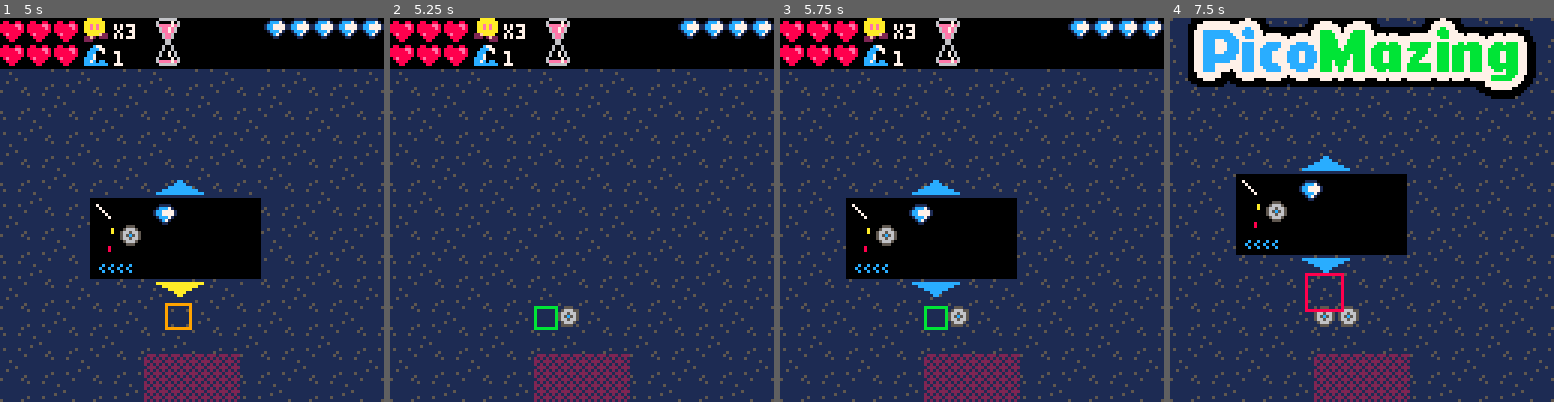
Above: before the commit, frames 1-4 (left to right).
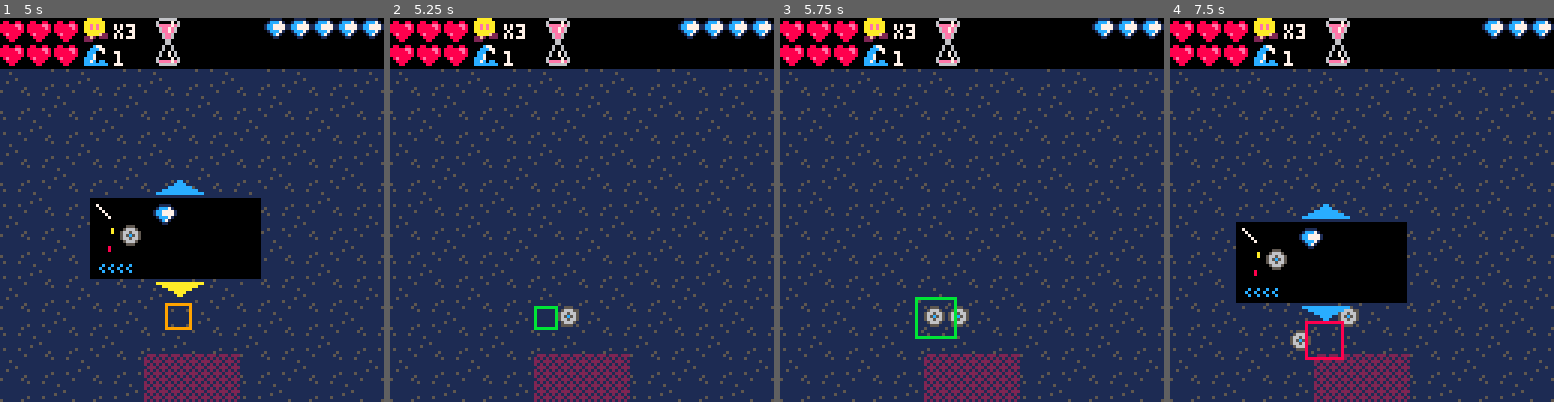
Above: after the commit, the same moments.

Repository: Gaveno/pico-mazing
Game: PICO-8 cartridge src/picomazing.p8
Same seed, same stepped clock (60 frames per second), same inputs: the game is played once before the commit and once after it.
Inputs:
- Up to frame 1 (5 s): tap O (Z key) at 0.33, 0.7, 1.43, 2.22, 3.1, 3.98, 4.87 s; tap X (X key) at 1.07, 2.07, 2.4, 2.73, 3.07, 3.4, 3.73, 4.07, 4.4, 4.73 s; hold Left 1.97-2.37 s; hold Down 2.42-2.82 s; hold Right 2.87-3.53 s; hold Up 3.58-4.08 s; hold Right 4.13-4.53 s; hold Down from 4.58 s (still down)
- Up to frame 2 (5.25 s): tap X (X key) at 5.07 s; release Down at 5.08 s; hold Left from 5.13 s (still down)
- Up to frame 3 (5.75 s): keep holding Left; tap X (X key) at 5.4, 5.73 s
- Up to frame 4 (7.5 s): tap O (Z key) at 5.75, 6.63 s; release Left at 5.8 s; hold Up 5.85-6.18 s; tap X (X key) every 0.33 s from 6.07 to 7.4 s; hold Left 6.23-6.63 s; hold Down 6.68-7.08 s; hold Right from 7.13 s (still down)

Frame 1 is identical in both runs. In frame 2, 0.2% of the frame differs, in the area x 21-29%, y 0-7%; in frame 3, 11%; in frame 4, 28%, in the area x 0-100%, y 0-90%.

Commit message:
Prespawn units
Invalidating paths not functioning correctly yet

Diff:
--- a/src/main.lua
+++ b/src/main.lua
@@ -14,6 +14,7 @@
     diamonds = 5
     wave_number = 1
     wave_timer = WAVE_PREP_TIME
+    wave_running = false
     units = {}
     towers = {}
     explosions = {}
@@ -21,7 +22,9 @@
     game_state = 'title'
     cursor = {x = GRID_WIDTH/2, y = GRID_HEIGHT-4}
     next_unit_type = unit_types_list['Walker']
+    wave_spawning_unit_type = next_unit_type
     title_y = -32
+    prep_wave()
 
     -- Debug
     -- test_path = find_path(1, 1, GRID_WIDTH / 2, GRID_HEIGHT-1)
--- a/src/tower_menus.lua
+++ b/src/tower_menus.lua
@@ -73,6 +73,7 @@
         target_unit = nil
     }
     diamonds -= tower_type.cost
+    check_invalid_nodes = true
 end
 
 -- Function to sell a tower at a specific location
--- a/src/towers.lua
+++ b/src/towers.lua
@@ -19,18 +19,12 @@
 
 -- Tower Update Functions
 function update_towers()
-    -- Don't aquire targets until units have finished spawning
-    -- Unless it's a chicken
-    if wave_units_to_spawn > 0 and wave_spawning_unit_type.name ~= 'Chicken' then
-        return
-    end
-
     for _, tower in pairs(towers) do
         if tower.cooldown > 0 then
             tower.cooldown -= 1
         end
 
-        if tower.cooldown <= 0 then
+        if tower.cooldown <= 0 and wave_running then
             if tower.target_unit == nil or tower.target_unit.health <= 0 then
                 tower.target_unit = find_nearest_unit_in_range(tower)
             elseif tower_distance_to_unit(tower, tower.target_unit) > tower.type.attack_range then
@@ -38,8 +32,6 @@
             end
 
             if tower.target_unit ~= nil then
-                -- printh("tower: "..tower.type.name.." attacking: "..target_unit.type.name)
-                -- printh("("..(tower.x * CELL_SIZE)..","..(tower.y * CELL_SIZE)..") -> ("..target_unit.px..","..target_unit.py..")")
                 tower.cooldown = tower.type.attack_speed
 
                 if tower.type.custom_attack then
--- a/src/units.lua
+++ b/src/units.lua
@@ -4,6 +4,7 @@
 next_unit_id = 0
 chicken_deploy_y = 0
 spawned_boss = nil
+check_invalid_nodes = false
 
 
  -- Update paths for existing units
@@ -38,6 +39,7 @@
             lifetime = 0,
             id = next_unit_id,
             ability_cooldown = 0,
+            path_invalid_node = nil,
         }
 
         -- Initialize if has init function
@@ -80,6 +82,7 @@
         if lookup(unit, 'movement_type', unit.type.movement_type) == 'fly' then
             move_flying_unit(unit)
         else
+            check_invalid_path(unit)
             move_walking_unit(unit, unit_path_delay)
         end
 
@@ -98,6 +101,9 @@
             end
         end
     end
+
+    -- Reset needing to check for invalid paths
+    check_invalid_nodes = false
 end
 
 -- Clean up unit
@@ -106,6 +112,11 @@
     unit.health = 0
     del(units, unit)
 
+    if #units <= 0 then
+        wave_running = false
+        prep_wave()
+    end
+
     -- Boss handling
     if unit == spawned_boss then
         spawned_boss = nil
@@ -115,11 +126,11 @@
 
 -- Function to move units along their paths
 function move_unit_along_path(unit)
-    if unit.path == nil then
-        return
-    end
-
-    if unit.path_index > #unit.path then
+    if unit.path == nil or not wave_running then
+        return
+    end
+
+    if unit.path_index > #unit.path or unit.path_invalid_node == unit.path_index then
         unit.path = nil
         return
     end
@@ -158,8 +169,42 @@
     end
 end
 
+-- Check for path being invalid and recalculate if needed
+function check_invalid_path(unit)
+    if not unit.path or unit.path_invalid_node ~= nil or
+    unit.path_coroutine ~= nil or not check_invalid_nodes then
+        -- Already looking for new path or not needed
+        return
+    end
+
+    -- If already looking for a path, wipe out progess
+    unit.path_coroutine = nil
+
+    for i = unit.path_index + 1, #unit.path, 1 do
+        local node = unit.path[i]
+        if get_tower_at(node.x, node.y) ~= nil then
+            unit.path_invalid_node = i
+            return
+        else
+            -- Check diagonals
+            local prev_node = unit.path[i - 1]
+            if prev_node.x ~= node.x and prev_node.y ~= node.y then
+                -- Is a diagonal
+                if get_tower_at(prev_node.x, node.y) ~= nil or get_tower_at(node.x, prev_node.y) ~= nil then
+                    unit.path_invalid_node = i
+                    return
+                end
+            end
+        end
+    end
+end
+
 -- Function to move flying units
 function move_flying_unit(unit)
+    if not wave_running then
+        return
+    end
+
     unit.py += unit.type.speed(unit, wave_number) / 15
     if unit.px < (GRID_WIDTH - 1) / 2 * CELL_SIZE then
         unit.px += unit.type.speed(unit, wave_number) / 15
@@ -170,7 +215,7 @@
     end
 
     if unit.py >= ((GRID_HEIGHT - 1) * CELL_SIZE) then
-        del(units, unit)
+        remove_unit(unit)
         lives -= lookup(unit.type, 'damage', 1)
         if lives <= 0 then
             game_state = 'defeat'
@@ -185,13 +230,17 @@
         unit.path_coroutine = find_path_coroutine(
             unit.x, unit.y, EXIT_X, EXIT_Y, lookup(unit.type, 'path_iterations', 4)
         )
-        unit_path_delay = 10
-        unit.path_index = 2 -- Start at beginning of path once found
+        unit_path_delay = 20
     end
 
     -- Keep processing path
     if unit.path_coroutine ~= nil and unit.path == nil then
-        unit.path_coroutine, unit.path = process_path_coroutine(unit.path_coroutine)
+        local new_path = nil
+        unit.path_coroutine, new_path = process_path_coroutine(unit.path_coroutine)
+        if new_path ~= nil then
+            unit.path = new_path
+            unit.path_index = 2 -- Start at beginning of path once found
+        end
     end
 
     move_unit_along_path(unit)
@@ -199,6 +248,10 @@
 
 -- Unit Drawing
 function draw_units()
+    if not wave_running then
+        return
+    end
+
     for unit in all(units) do
         local x = unit.px
         local y = unit.py
@@ -208,12 +261,8 @@
 
 -- Draw Boss Healthbar
 function draw_boss_healthbar()
-    if not spawned_boss then
-        return -- No boss spawned
-    end
-
-    if not spawned_boss.health_max then
-        return -- Boss healthbar not drawn
+    if not spawned_boss or not wave_running or not spawned_boss.health_max then
+        return
     end
 
     local pr = percent_range(spawned_boss.health, 0, spawned_boss.health_max)
--- a/src/waves.lua
+++ b/src/waves.lua
@@ -3,10 +3,11 @@
 
 -- Variables
 wave_number = 1
-wave_timer = WAVE_PREP_TIME + 10
+wave_timer = WAVE_PREP_TIME
 wave_units_to_spawn = 0
 wave_spawning_unit_type = nil
 wave_is_elite = false
+wave_running = false
 chicken_spawn_delay = 0
 
 -- Wave variables
@@ -20,6 +21,10 @@
         if wave_spawning_unit_type.name == 'Chicken' and chicken_spawn_delay > 0 then
             chicken_spawn_delay -= 1
         else
+            if wave_spawning_unit_type.name == 'Chicken' and not wave_running then
+                return -- Don't prespawn chickens
+            end
+
             chicken_spawn_delay = unit_types_list['Chicken'].spawn_rate
             printh("Attempting to spawn: "..wave_spawning_unit_type.name)
             local spawned_unit = spawn_unit(wave_spawning_unit_type)
@@ -35,8 +40,8 @@
         game_state = 'victory'
     end
 
-    -- If no units left in wave, countdown timer
-    if #units == 0 and wave_units_to_spawn == 0 and wave_timer > 0 then
+    -- Countdown timer if the wave is no longer running
+    if not wave_running and wave_timer > 0 then
         wave_timer -= 1
     end
 
@@ -49,16 +54,22 @@
     end
 end
 
--- Start a new wave of units
-function start_wave()
+-- Prepare the wave by prespawning units
+function prep_wave()
+    wave_units_to_spawn = get_wave_unit_total(wave_number)
     wave_is_elite = (contains(elite_waves, wave_number))
-    wave_units_to_spawn = get_wave_unit_total(wave_number)
     wave_spawning_unit_type = next_unit_type
+
     -- Bosses have their own fixed number of spawns
     if wave_spawning_unit_type.type == 'boss' then
         wave_units_to_spawn = wave_spawning_unit_type.spawn_number
     end
+end
+
+-- Start a new wave of units
+function start_wave()
     next_unit_type = get_next_unit_type()
+    wave_running = true
 end
 
 function get_wave_unit_total(wave)
